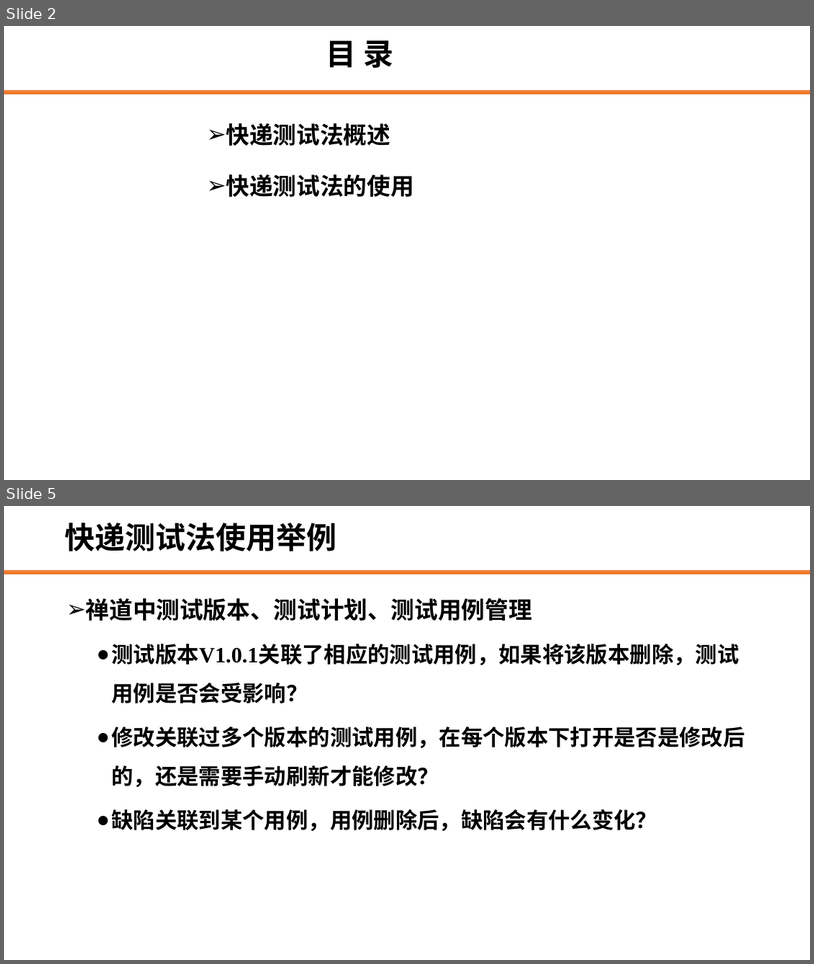
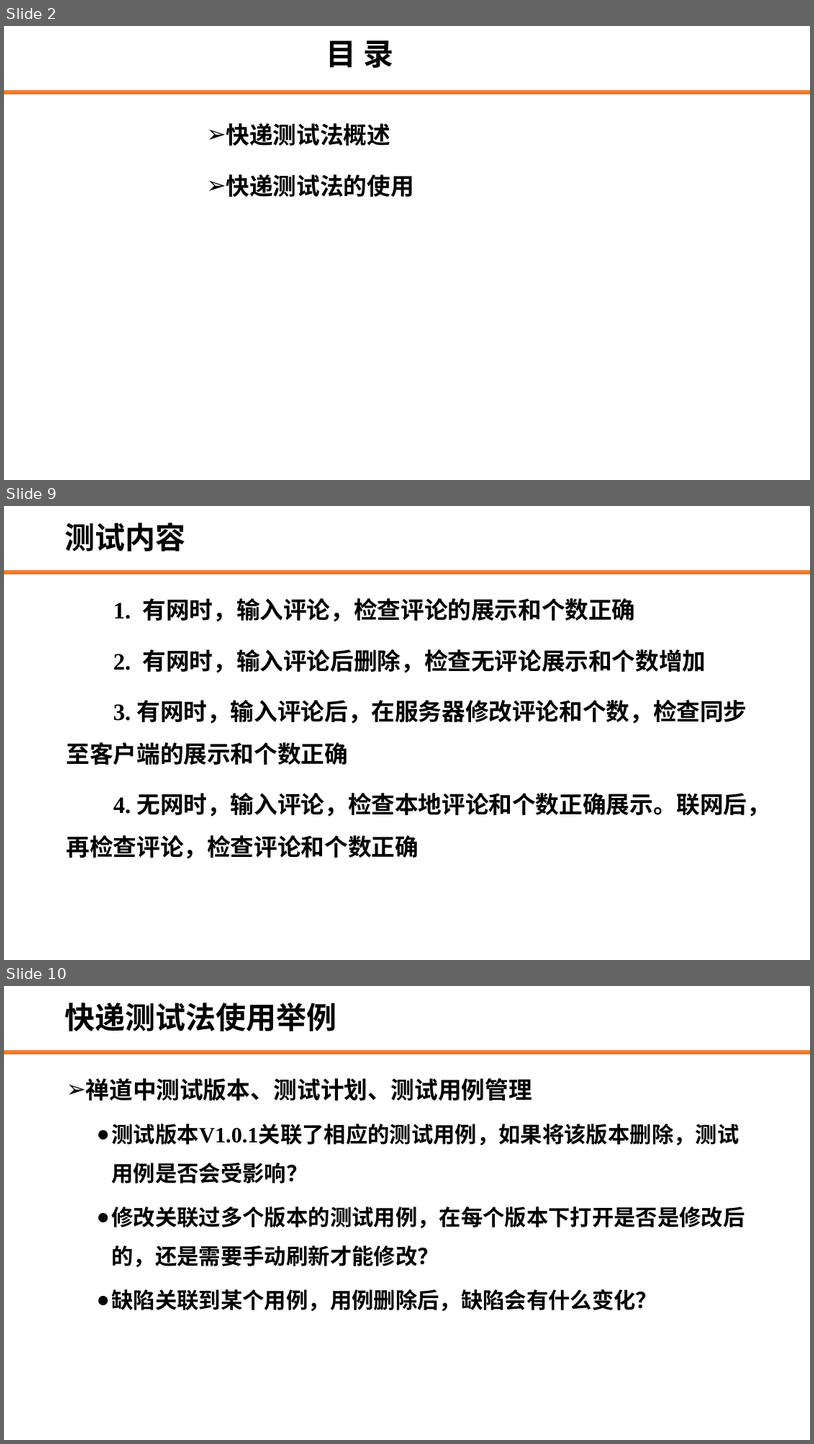
Before and after one commit to edu2act/course-web-system-testing, a slide deck: materials/slides/2.7 探索式测试—快递测试法.pptx. Shown one above the other, each under a label of ours: slides 2 and 5 before the commit, slides 2, 9 and 10 after it; the slides between them are not shown. The pictures are 814x964 and 814x1444 pixels, drawn with LibreOffice and Linux fonts; fonts in the diff are those of the drawing; background and template pictures are left out. Boxes give left, top, right and bottom in pixels: in the first picture for what was removed or moved away, otherwise in the second. Text is boxed around its words. In the diff, an @@ line names an element or a change of style, - is before the commit and + after.

```diff
--- a/materials/slides/2.7 探索式测试—快递测试法.pptx
+++ b/materials/slides/2.7 探索式测试—快递测试法.pptx
@@ slide 9 added at (4, 506, 810, 960), background #FFFFFF; not listed: 1 template element that a slide beside it also shows @@
@@ title added at (64, 523, 185, 551), 36 pt, text #000000, bold @@
+测试内容
@@ text added at (67, 598, 771, 859), 28 pt, text #000000, bold @@
+1. 有网时，输入评论，检查评论的展示和个数正确
+2. 有网时，输入评论后删除，检查无评论展示和个数增加
+3. 有网时，输入评论后，在服务器修改评论和个数，检查同步至客户端的展示和个数正确
+4. 无网时，输入评论，检查本地评论和个数正确展示。联网后，再检查评论，检查评论和个数正确
@@ what was slide 5 is now slide 10 @@
```
Also in this commit, not shown: 2 slides changed, 4 other slides added, 42 other files.
